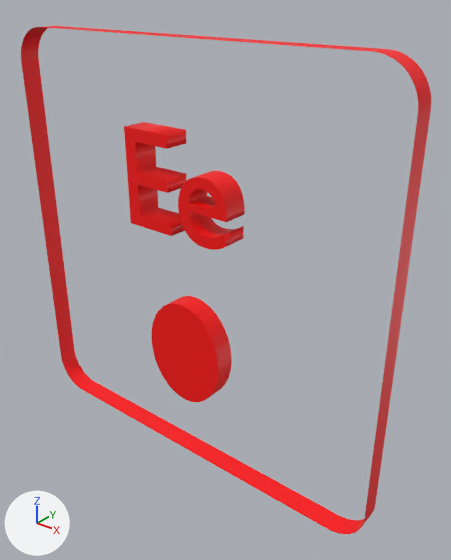
The glTF model assets/models/Letter/Letter_E.glb: old version first, new version second.
The view is the same before and after, from a 50 mm camera at (1.75, -0.58, 2.82) aimed at (0.14, 1.42, 1.58). The lights are fixed; the arrows at lower left show +X, +Y and +Z. Where no turn or scale is listed for an object, it has been applied to the vertices. Vertices at the same position are counted once.
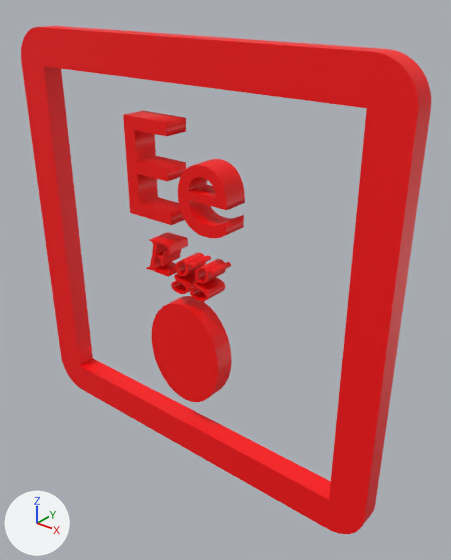
Boxes [x1, y1, x2, y2] around the edits, measured in the pictures (451 x 560 px):
'Text', moved: before [124, 122, 245, 250]; after [123, 110, 245, 238]
'Text.001', added (red): after [146, 232, 231, 302]
part 1 of me_cube, added (red): after [21, 27, 418, 534]

Diff of the bpy script that builds the scene:
```diff
--- a/assets/models/Letter/Letter_E.glb.py
+++ b/assets/models/Letter/Letter_E.glb.py
@@ mat_material_001 @@
+mat_material_001 = principled_material('Material.001')
+mat_material_001.base_color = (1.0, 0.0, 0.0)  # red #ff0000
@@ me_cube @@
 # used by ob_cube; location = (0.0, 1.328, 1.614)
-me_cube.from_pydata(...)  # 128 vertices, 128 faces; spans x -1.0..1.0, y -0.05..0.05, z -1.0..1.0
+me_cube.from_pydata(...)  # 256 vertices, 512 faces; spans x -1.0..1.0, y -0.05..0.05, z -1.0..1.0
+# me_cube part 1
+# 104 vertices are added at x -0.83..0.83, y -0.05..0.05, z -0.83..0.83
+# 6 new vertices lie (-0.17, 0.0, 0.0) away from vertices in x 1.0, y -0.05..0.05, z -0.83..0.83
+# 6 new vertices lie (0.0, 0.0, -0.17) away from vertices in x -0.83..0.83, y -0.05..0.05, z 1.0
+# 6 new vertices lie (0.0, 0.0, 0.17) away from vertices in x -0.83..0.83, y -0.05..0.05, z -1.0
+# 6 new vertices lie (0.17, 0.0, 0.0) away from vertices in x -1.0, y -0.05..0.05, z -0.83..0.83
+# 384 new faces join them
 me_cube.materials.append(mat_material)
@@ me_text_001 @@
+me_text_001.from_pydata(...)  # 3472 vertices, 6948 faces; spans x 0.005..0.419, y -0.06..0.06, z -0.065..0.157
+me_text_001.materials.append(mat_material_001)  # red #ff0000
@@ ob_text @@
 ob_text = bpy.data.objects.new('Text', me_text)
-ob_text.location = (-0.344, 1.328, 1.794)
+ob_text.location = (-0.344, 1.328, 1.845)
@@ ob_text_001 @@
+ob_text_001 = bpy.data.objects.new('Text.001', me_text_001)
+ob_text_001.location = (-0.216, 1.326, 1.589)
```
